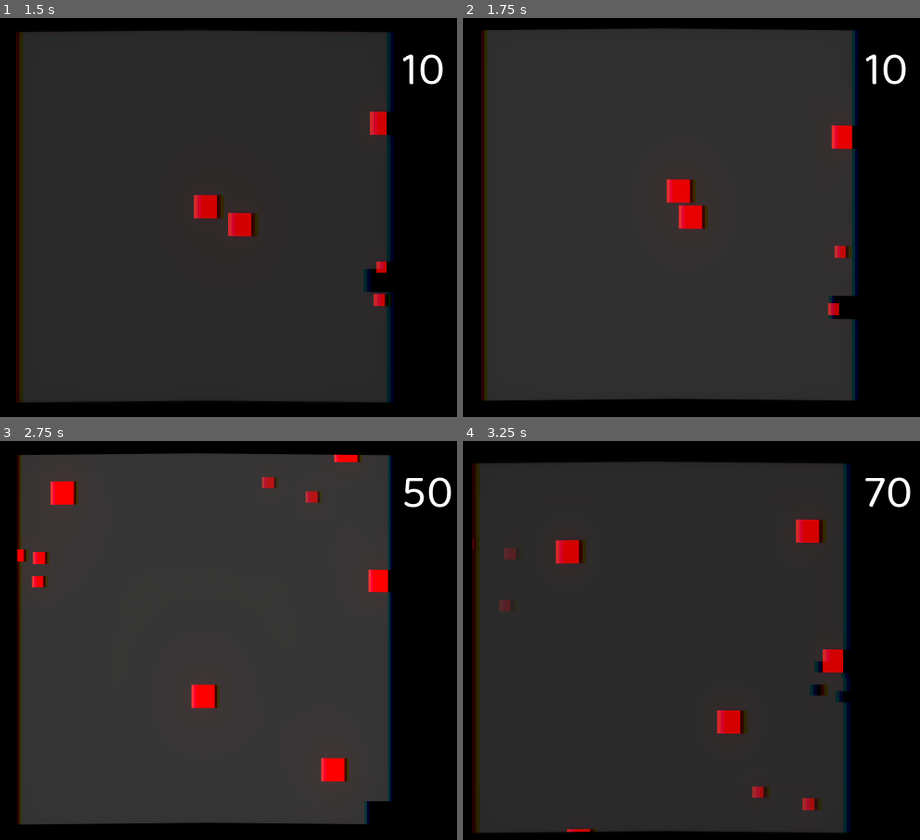
Above: before the commit, frames 1-4 (two rows, left to right).
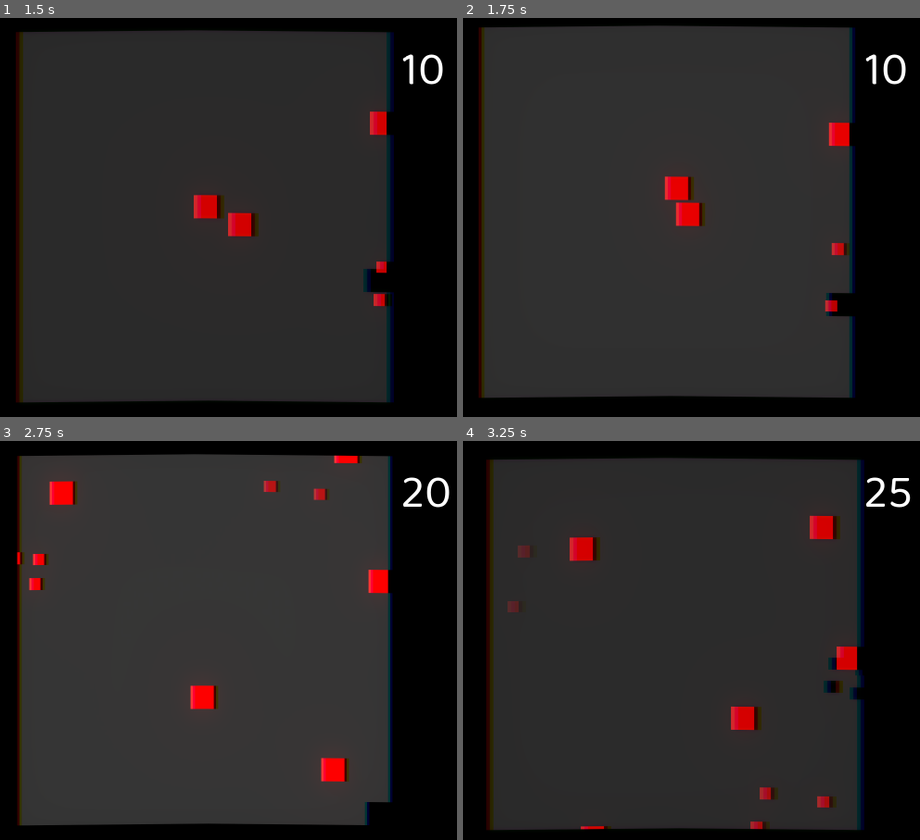
Above: after the commit, the same moments.

Repository: mariothedog/Dodge-and-Explode-
Game: Godot game, scene res://Levels/Endless Level.tscn
Same seed, same stepped clock (60 frames per second), same inputs: the game is played once before the commit and once after it. The engine's default icon, where the game draws it, is replaced by a stand-in: a white triangle on a blue panel in a dark square.
Inputs:
- Up to frame 1 (1.5 s): hold D (move_right) 0.53-1.28 s; tap Space (dash) at 0.6, 1.35 s; hold S (move_down) from 1.28 s (still down)
- Up to frame 2 (1.75 s): keep holding S (move_down)
- Up to frame 3 (2.75 s): release S (move_down) at 2.03 s; hold D (move_right) from 2.03 s (still down); tap Space (dash) at 2.1 s
- Up to frame 4 (3.25 s): release D (move_right) at 2.78 s; hold W (move_up) from 2.78 s (still down); tap Space (dash) at 2.85 s

Frame 1 is identical in both runs. In frame 2, 5.4% of the frame differs, in the area x 3-87%, y 1-96%; in frame 3, 1.5%; in frame 4, 13%, in the area x 2-98%, y 4-99%.

Commit message:
Added combos, improved organisation, fixed dashing while not moving bug and fixed an enemy death bug.
There may have been more but I honestly can't remember. This commit should have been splitted up.

Diff:
--- a/Enemies/Enemy.gd
+++ b/Enemies/Enemy.gd
@@ -3,10 +3,12 @@
 # Signals
 signal dead
 
-# Movement constants
+# Main variables
+var dead = false
+
+# Movement variables
 const SPEED = 300
 
-# Movement variables
 var velocity = Vector2()
 var target_dir
 
@@ -30,11 +32,11 @@
 	for i in get_slide_count():
 		var collision = get_slide_collision(i)
 		if collision.collider.name == "TileMap":
-			die()
+			die(collision.collider)
 		else:
 			# Player
 			if collision.collider.currently_dashing:
-				die()
+				die(collision.collider)
 			else:
 				collision.collider.die()
 
@@ -47,17 +49,24 @@
 func _on_Tile_Collision_Enabler_body_exited(_body):
 	collision_mask = 1
 
-func die():
-	emit_signal("dead")
+func die(cause):
+	if not dead:
+		dead = true
 
-	velocity = Vector2.ZERO
-	$CollisionShape2D.set_deferred("disabled", true)
+		if cause.name == "Player":
+			cause.increase_combo()
+			$"Combo Counter".display(cause.combo)
 
-	play_death_animation()
+		emit_signal("dead", cause)
 
-	yield($Tween, "tween_all_completed")
-	var timer = get_tree().create_timer(0.1)
-	timer.connect("timeout", self, "queue_free")
+		velocity = Vector2.ZERO
+		$CollisionShape2D.set_deferred("disabled", true)
+
+		play_death_animation()
+
+		yield($Tween, "tween_all_completed")
+		var timer = get_tree().create_timer(0.1)
+		timer.connect("timeout", self, "queue_free")
 
 func play_death_animation():
 	for segment in $Body.get_children():
--- a/Enemies/Enemy.tscn
+++ b/Enemies/Enemy.tscn
@@ -1,6 +1,7 @@
-[gd_scene load_steps=3 format=2]
+[gd_scene load_steps=4 format=2]
 
 [ext_resource path="res://Enemies/Enemy.gd" type="Script" id=1]
+[ext_resource path="res://UI/Combo Counter.tscn" type="PackedScene" id=2]
 
 [sub_resource type="RectangleShape2D" id=1]
 extents = Vector2( 12, 12 )
@@ -61,4 +62,7 @@
 shape = SubResource( 1 )
 
 [node name="Tween" type="Tween" parent="."]
+
+[node name="Combo Counter" parent="." instance=ExtResource( 2 )]
+position = Vector2( 0, -32 )
 [connection signal="body_exited" from="Tile Collision Enabler" to="." method="_on_Tile_Collision_Enabler_body_exited"]
--- a/Levels/Endless Level.gd
+++ b/Levels/Endless Level.gd
@@ -6,7 +6,7 @@
 # Signals
 signal manually_restarting
 
-# Main constants
+# Main variables
 const centre = Vector2.ZERO
 
 # Restarting variables
@@ -117,5 +117,9 @@
 func _on_Player_at_centre_after_restarting():
 	$Player.velocity = Vector2.ZERO
 
-func _on_Enemy_dead():
-	$Camera2D.shake(0.2, 15.0, 8.0)
+func _on_Enemy_dead(cause):
+	if cause.name == "Player":
+		# If the player dashed into the enemy.
+		$Camera2D.shake(0.3, 30.0, 12.0)
+	else:
+		$Camera2D.shake(0.2, 15.0, 8.0)
--- a/Player/Player.gd
+++ b/Player/Player.gd
@@ -8,28 +8,29 @@
 # Main variables
 var dead = false
 
-# Movement constants
+# Movement variables
 const SPEED = 400
 const DASH_SPEED = 2000
 const DASH_DURATION = 0.05
 
-# Movement variables
 var velocity = Vector2()
 var dash = false
 var currently_dashing = false
 
-# Slow-mo constants
+# Slow-mo variables
 const END_SPEED = 1
 
-# Slow-mo variables
 var slow_mo_enabled = false
 var slow_mo_fade_out = false
 var time_start
 var fade_duration_ms
 var start_speed
 
-# Restarting constants
+# Restarting variables
 const move_to_centre_speed = 15
+
+# Combo variables
+var combo = 0
 
 func _ready():
 	$Dash.wait_time = DASH_DURATION
@@ -55,7 +56,7 @@
 	if Input.is_action_pressed("move_down"):
 		input_vel.y += 1
 
-	if Input.is_action_just_pressed("dash"):
+	if Input.is_action_just_pressed("dash") and input_vel != Vector2.ZERO:
 		currently_dashing = true
 		$Dash.start()
 
@@ -75,7 +76,7 @@
 		if collision.collider.name != "TileMap":
 			# Enemy
 			if currently_dashing:
-				collision.collider.die()
+				collision.collider.die(self)
 			else:
 				die()
 
@@ -147,3 +148,13 @@
 
 func _on_Dash_timeout():
 	currently_dashing = false
+
+func increase_combo():
+	combo += 1
+	$"Combo Decrease".start()
+
+func reset_combo():
+	combo = 0
+
+func _on_Combo_Decrease_timeout():
+	reset_combo()
--- a/Player/Player.tscn
+++ b/Player/Player.tscn
@@ -66,6 +66,11 @@
 [node name="Dash" type="Timer" parent="."]
 wait_time = 0.05
 one_shot = true
+
+[node name="Combo Decrease" type="Timer" parent="."]
+wait_time = 0.8
+autostart = true
 [connection signal="body_entered" from="Slow-mo Activator" to="." method="_on_Slowmo_Activator_body_entered"]
 [connection signal="body_exited" from="Slow-mo Activator" to="." method="_on_Slowmo_Activator_body_exited"]
 [connection signal="timeout" from="Dash" to="." method="_on_Dash_timeout"]
+[connection signal="timeout" from="Combo Decrease" to="." method="_on_Combo_Decrease_timeout"]
--- /dev/null
+++ b/UI/Combo Counter.gd
@@ -0,0 +1,10 @@
+extends Node2D
+
+func _ready():
+	visible = false
+
+func display(combo):
+	if combo > 1:
+		$Label.text = "x%s" % combo
+		visible = true
+		$AnimationPlayer.play("Display")
--- /dev/null
+++ b/UI/Combo Counter.tscn
@@ -0,0 +1,60 @@
+[gd_scene load_steps=5 format=2]
+
+[ext_resource path="res://UI/Fonts/BalooDa2-Regular.ttf" type="DynamicFontData" id=1]
+[ext_resource path="res://UI/Combo Counter.gd" type="Script" id=2]
+
+[sub_resource type="DynamicFont" id=1]
+resource_local_to_scene = true
+size = 32
+font_data = ExtResource( 1 )
+
+[sub_resource type="Animation" id=2]
+resource_name = "Display"
+length = 0.8
+step = 0.01
+tracks/0/type = "value"
+tracks/0/path = NodePath("Label:custom_fonts/font:size")
+tracks/0/interp = 1
+tracks/0/loop_wrap = true
+tracks/0/imported = false
+tracks/0/enabled = true
+tracks/0/keys = {
+"times": PoolRealArray( 0, 0.2, 0.35, 0.8 ),
+"transitions": PoolRealArray( 1, 1, 1, 1 ),
+"update": 0,
+"values": [ 32, 64, 64, 1 ]
+}
+tracks/1/type = "value"
+tracks/1/path = NodePath(".:modulate")
+tracks/1/interp = 1
+tracks/1/loop_wrap = true
+tracks/1/imported = false
+tracks/1/enabled = true
+tracks/1/keys = {
+"times": PoolRealArray( 0, 0.3, 0.8 ),
+"transitions": PoolRealArray( 1, 1, 1 ),
+"update": 0,
+"values": [ Color( 1, 1, 1, 1 ), Color( 1, 1, 1, 1 ), Color( 1, 1, 1, 0 ) ]
+}
+
+[node name="Combo Counter" type="Node2D"]
+z_index = 1
+script = ExtResource( 2 )
+
+[node name="Label" type="Label" parent="."]
+grow_horizontal = 2
+grow_vertical = 2
+custom_fonts/font = SubResource( 1 )
+custom_colors/font_color = Color( 0, 0, 0.501961, 1 )
+custom_colors/font_color_shadow = Color( 0, 0, 0, 1 )
+custom_constants/shadow_offset_x = 1
+custom_constants/shadow_offset_y = 1
+text = "x1"
+align = 1
+valign = 1
+__meta__ = {
+"_edit_use_anchors_": false
+}
+
+[node name="AnimationPlayer" type="AnimationPlayer" parent="."]
+anims/Display = SubResource( 2 )
--- a/UI/HUD.gd
+++ b/UI/HUD.gd
@@ -5,8 +5,9 @@
 func update_score(value):
 	$MarginContainer/Score.text = str(value)
 
-func _on_Enemy_dead():
-	score += 10
+func _on_Enemy_dead(_cause):
+	var combo = get_parent().get_node("Player").combo
+	score += 10 + (combo - 1) * 5
 
 	update_score(score)
 
